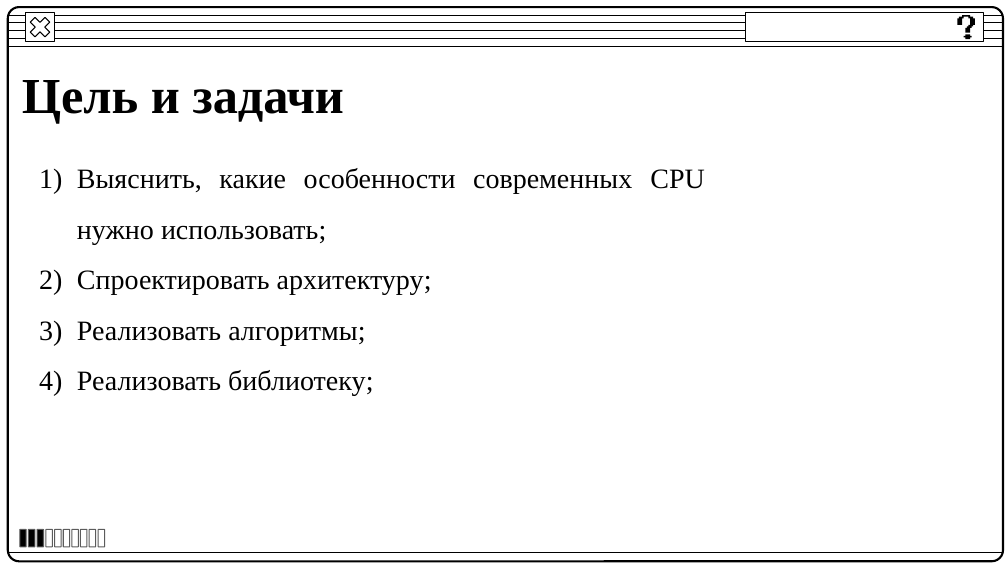
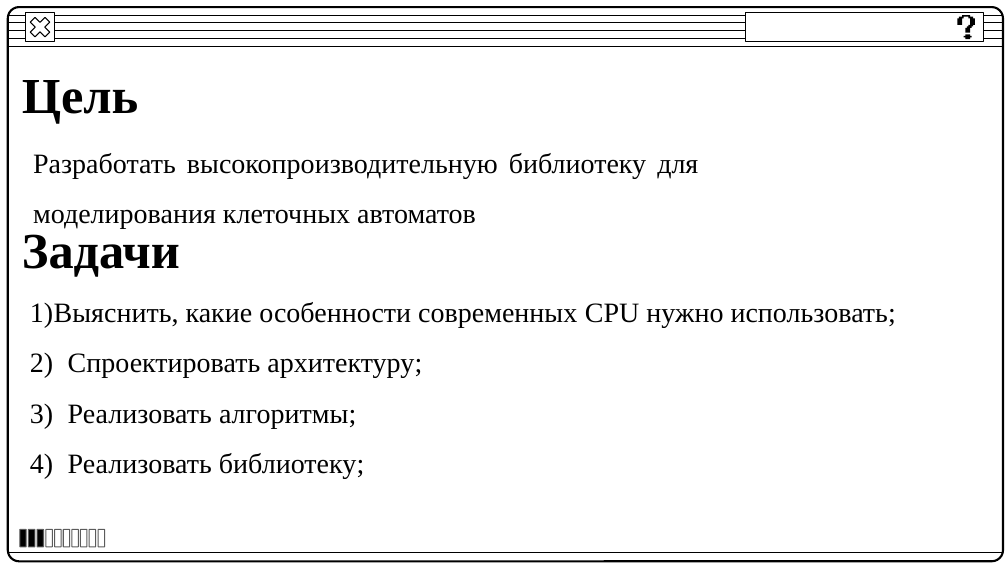
Before and after one commit to BakaKrt/DiplomAPI, a slide deck: slide 3 of ВКР/ВКР.pptx. Drawn at 1008x567 pixels with LibreOffice and Linux fonts; fonts in the diff are those of the drawing. Boxes give left, top, right and bottom in pixels: in the first picture for what was removed or moved away, otherwise in the second. Text is boxed around its words. In the diff, an @@ line names an element or a change of style, - is before the commit and + after.

```diff
--- a/ВКР/ВКР.pptx
+++ b/ВКР/ВКР.pptx
@@ title at [22, 80, 138, 124]: text changed @@
-Цель и задачи
+Цель
@@ text added at [33, 153, 698, 229], 20 pt, text #000000 @@
+Разработать высокопроизводительную библиотеку для моделирования клеточных автоматов
@@ text added at [22, 234, 180, 277], 36 pt, text #000000, bold @@
+Задачи
@@ text "Выяснить, какие особенности современных CPU ...": place and size @@
-text "Выяснить, какие особенности современных CPU ..." at [77, 168, 705, 396]
+text "Выяснить, какие особенности современных CPU ..." at [30, 302, 896, 479]
@@ text at [30, 302, 896, 328]: indent changed @@
```
Also in this commit, not shown: 4 other slides changed, 2 other files.
